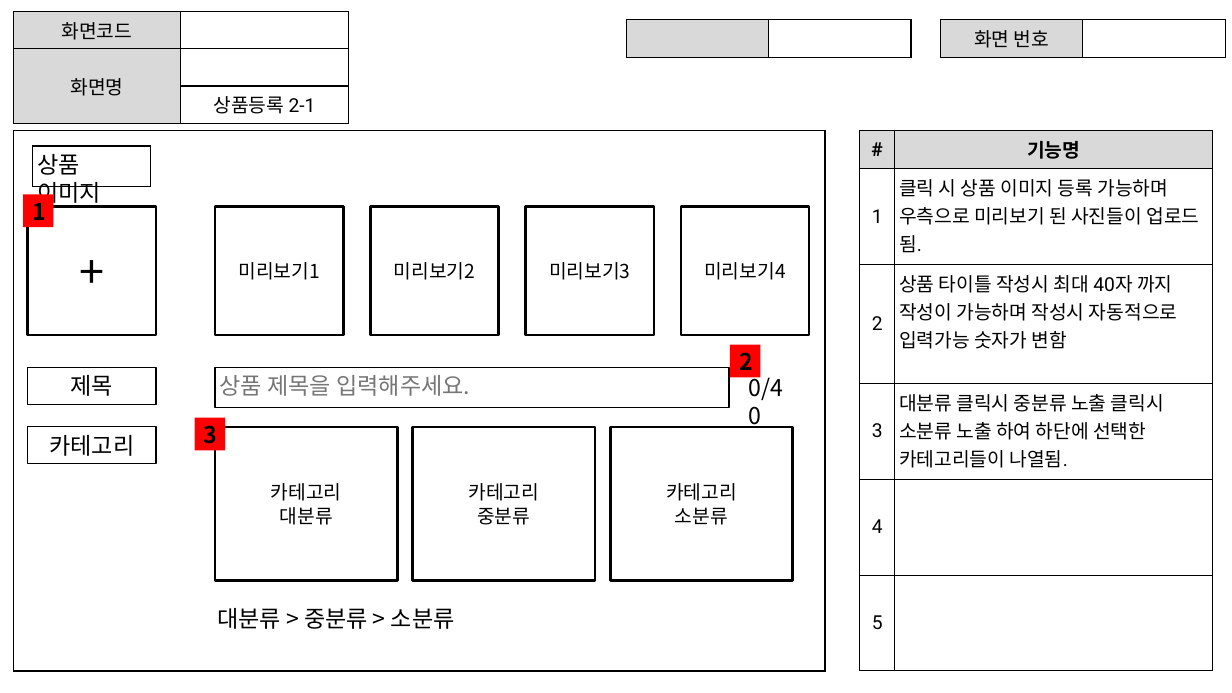
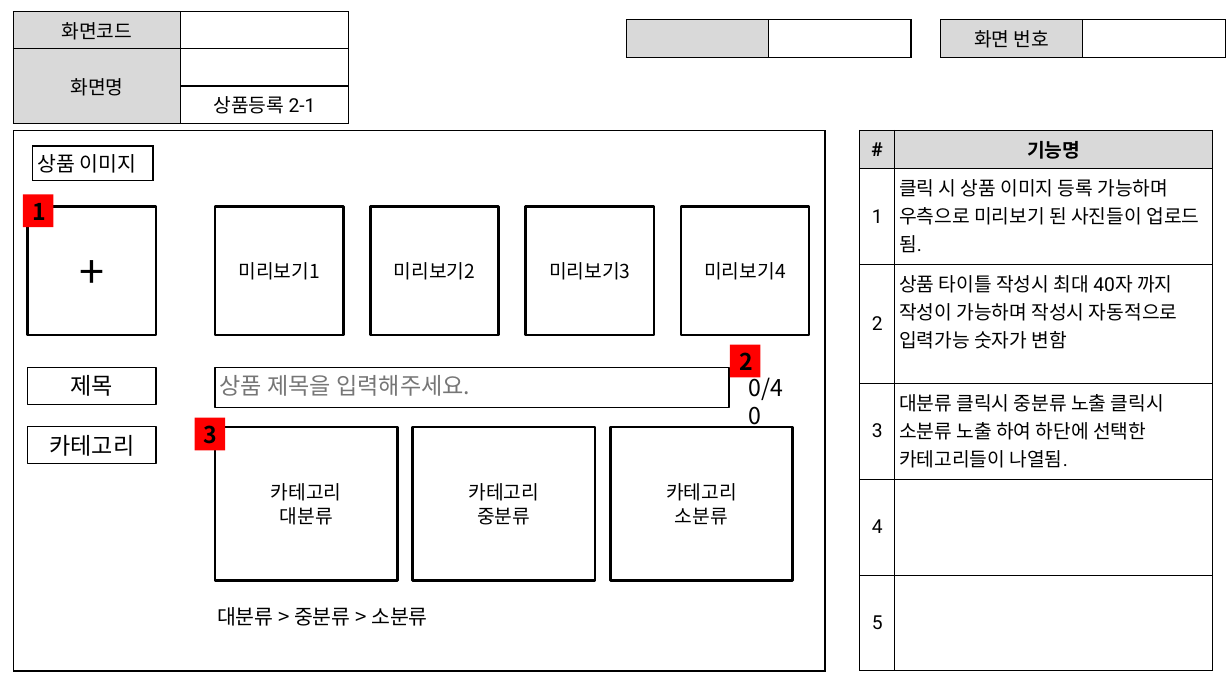
Before and after one commit to ezenteam2/RentalEquip, a slide deck: slide 11 of 0 발표용 파워포인트/project04 - 파워포인트 종합 - 용승.pptx. Drawn at 1232x693 pixels with LibreOffice and Linux fonts; fonts in the diff are those of the drawing. Boxes give left, top, right and bottom in pixels: in the first picture for what was removed or moved away, otherwise in the second. Text is boxed around its words. In the diff, an @@ line names an element or a change of style, - is before the commit and + after.

```diff
--- a/0 발표용 파워포인트/project04 - 파워포인트 종합 - 용승.pptx
+++ b/0 발표용 파워포인트/project04 - 파워포인트 종합 - 용승.pptx
@@ rectangle "상품 이미지" at <box>32,146,152,180</box>: size 18 to 16 pt @@
@@ rectangle "상품 이미지": place and size @@
-rectangle "상품 이미지" at <box>32,146,151,187</box>
+rectangle "상품 이미지" at <box>32,146,152,180</box>
@@ text "대분류 > 중분류 > 소분류" at <box>217,607,428,626</box>: size 18 to 16 pt @@
```
Also in this commit, not shown: 10 other slides changed.
